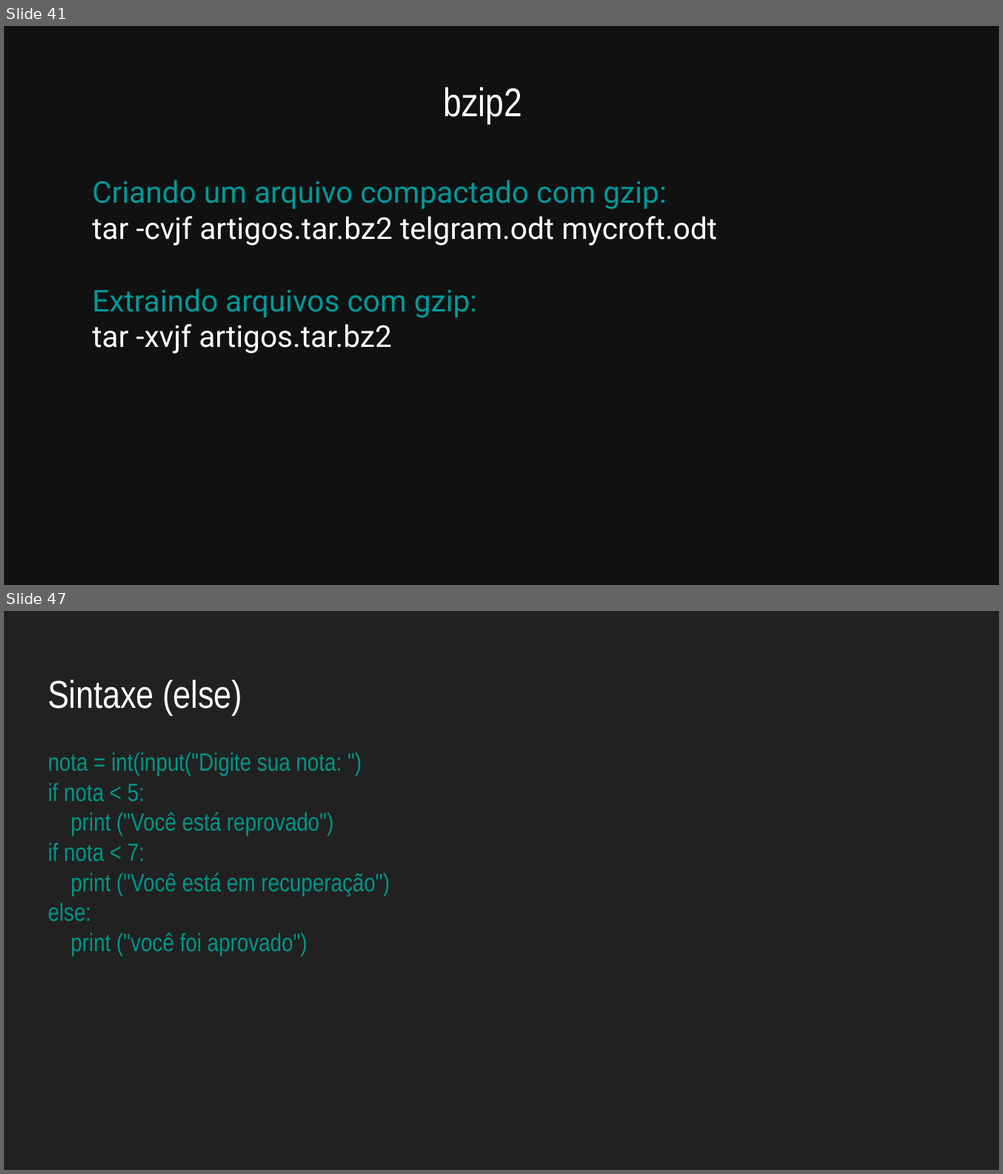
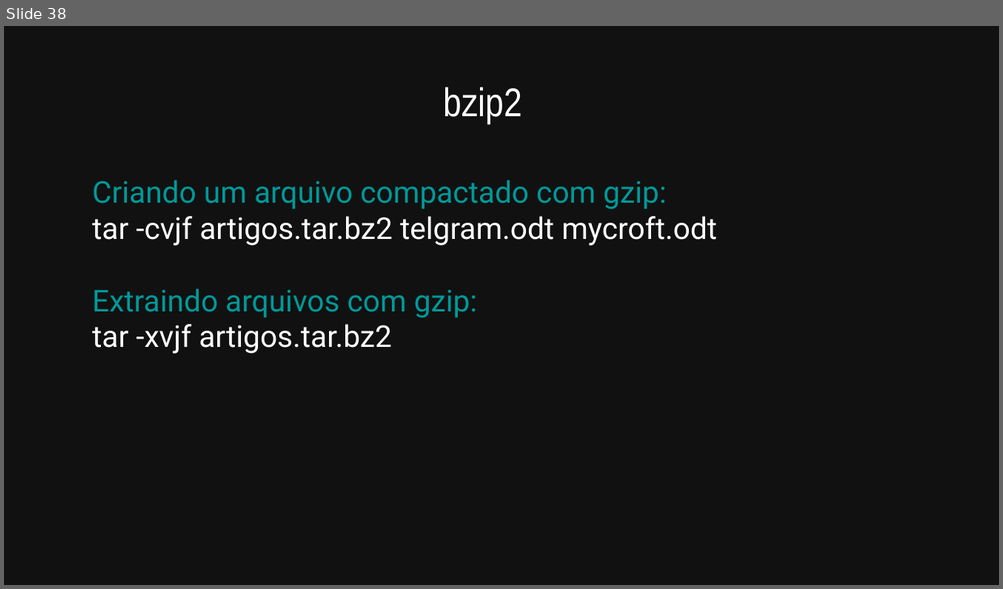
Before and after one commit to allythy/Palestras, a slide deck: Minicurso Do Terminal GNU-Linux ao Python/VI Workshop da Escola de Engenharias e TI.odp. Shown one above the other, each under a label of ours: slides 41 and 47 before the commit, slide 38 after it; the slides between them are not shown. The pictures are 1003x1174 and 1003x589 pixels, drawn with LibreOffice and Linux fonts; fonts in the diff are those of the drawing. Boxes give left, top, right and bottom in pixels: in the first picture for what was removed or moved away, otherwise in the second. Text is boxed around its words. In the diff, an @@ line names an element or a change of style, - is before the commit and + after.

```diff
--- a/Minicurso Do Terminal GNU-Linux ao Python/VI Workshop da Escola de Engenharias e TI.odp
+++ b/Minicurso Do Terminal GNU-Linux ao Python/VI Workshop da Escola de Engenharias e TI.odp
@@ slide 47 removed at (4,611,999,1170), background #212121 @@
@@ title removed at (48,680,242,715) @@
-Sintaxe (else)
@@ text removed at (48,752,390,956) @@
-nota = int(input("Digite sua nota: ")
-if nota < 5:
-print ("Você está reprovado")
-if nota < 7:
-print ("Você está em recuperação")
-else:
-print ("você foi aprovado")
@@ what was slide 41 is now slide 38 @@
```
Also in this commit, not shown: 8 slides changed, 1 slide added, 18 other slides removed, 5 other files.
